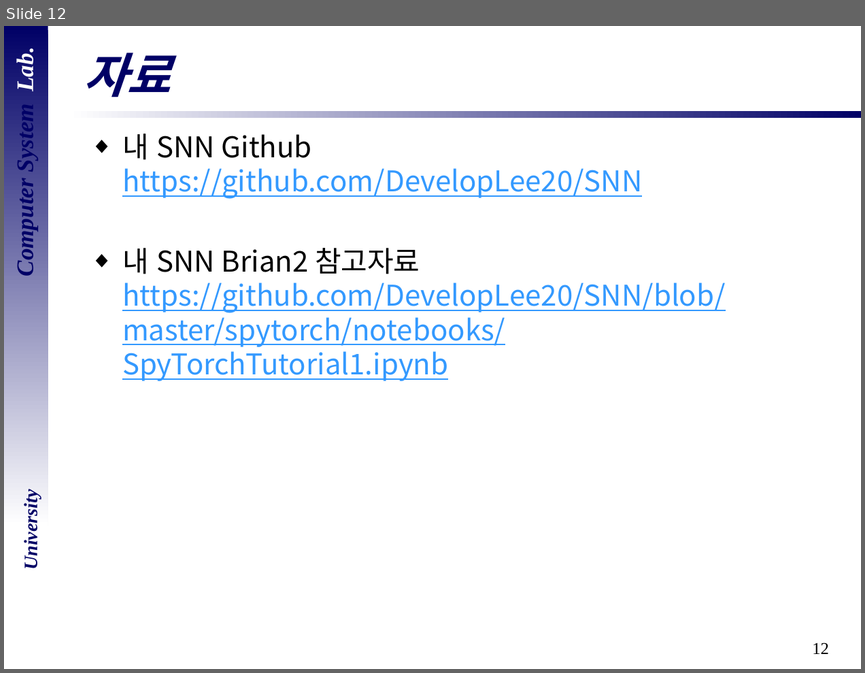
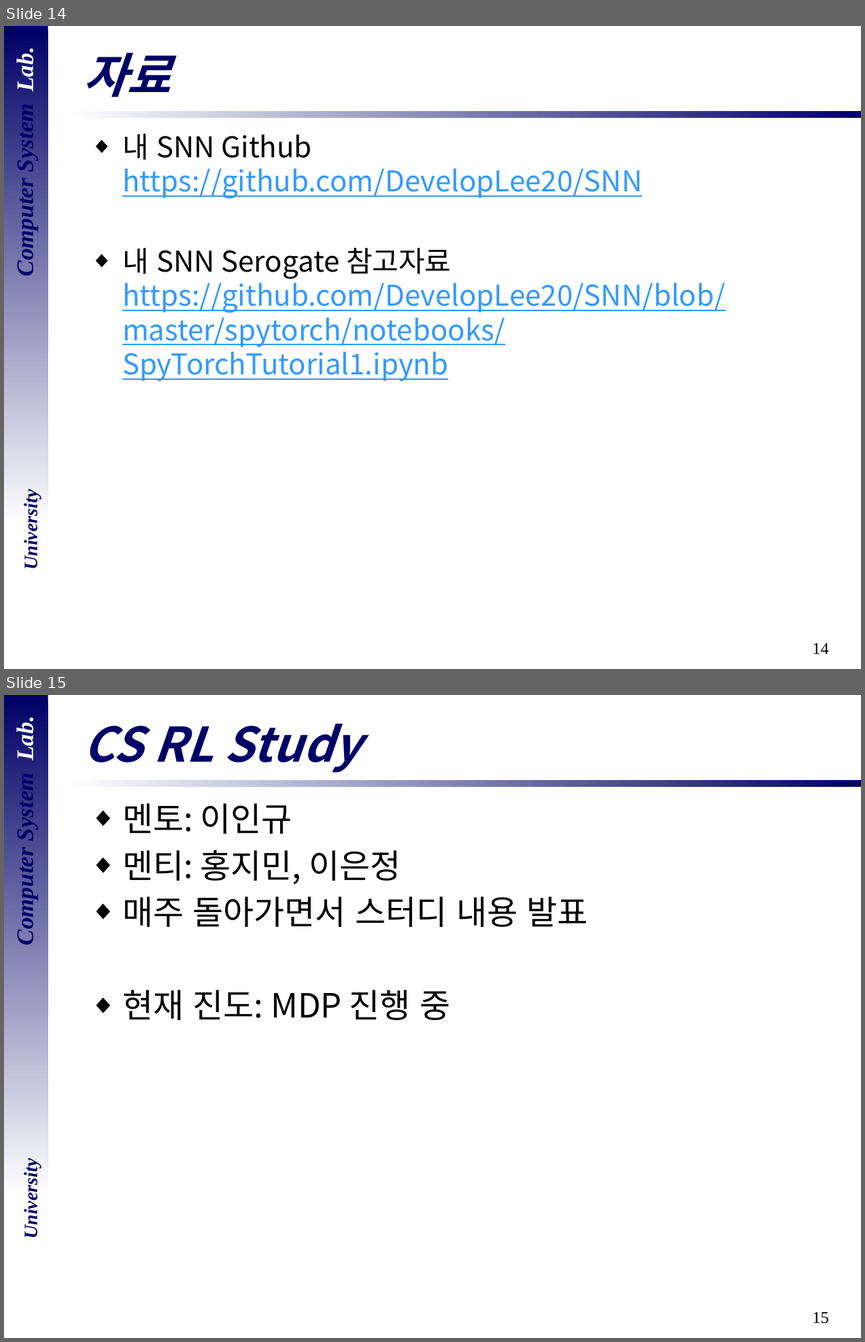
Before and after one commit to DevelopLee20/SNN, a slide deck: cs semina/06_Serogate-1.pptx. Shown one above the other, each under a label of ours: slide 12 before the commit, slides 14 and 15 after it. The pictures are 865x673 and 865x1342 pixels, drawn with LibreOffice and Linux fonts; fonts in the diff are those of the drawing; background and template pictures are left out. Boxes give left, top, right and bottom in pixels: in the first picture for what was removed or moved away, otherwise in the second. Text is boxed around its words. In the diff, an @@ line names an element or a change of style, - is before the commit and + after.

```diff
--- a/cs semina/06_Serogate-1.pptx
+++ b/cs semina/06_Serogate-1.pptx
@@ slide 15 added at [4, 695, 861, 1338], background #FFFFFF; not listed: 5 template elements that a slide beside it also shows @@
@@ title added at [84, 724, 361, 773], 40 pt, text #000066, bold, italic @@
+CS RL Study
@@ text added at [122, 803, 588, 1020], 28 pt, text #000000 @@
+◆ 멘토: 이인규
+◆ 멘티: 홍지민, 이은정
+◆ 매주 돌아가면서 스터디 내용 발표
+◆ 현재 진도: MDP 진행 중
@@ what was slide 12 is now slide 14 @@
@@ slide 14 changed as well @@
@@ text at [122, 248, 725, 381]: text changed @@
-◆ 내 SNN Brian2 참고자료
-  https://github.com/DevelopLee20/SNN/blob/master/spytorch/notebooks/SpyTorchTutorial1.ipynb
+◆ 내 SNN Serogate 참고자료
+  https://github.com/DevelopLee20/SNN/blob/master/spytorch/notebooks/SpyTorchTutorial1.ipynb
@@ page number at [812, 643, 829, 654]: text changed @@
-12
+14
```
Also in this commit, not shown: 10 other slides changed, 2 other slides added, 1 other file.
